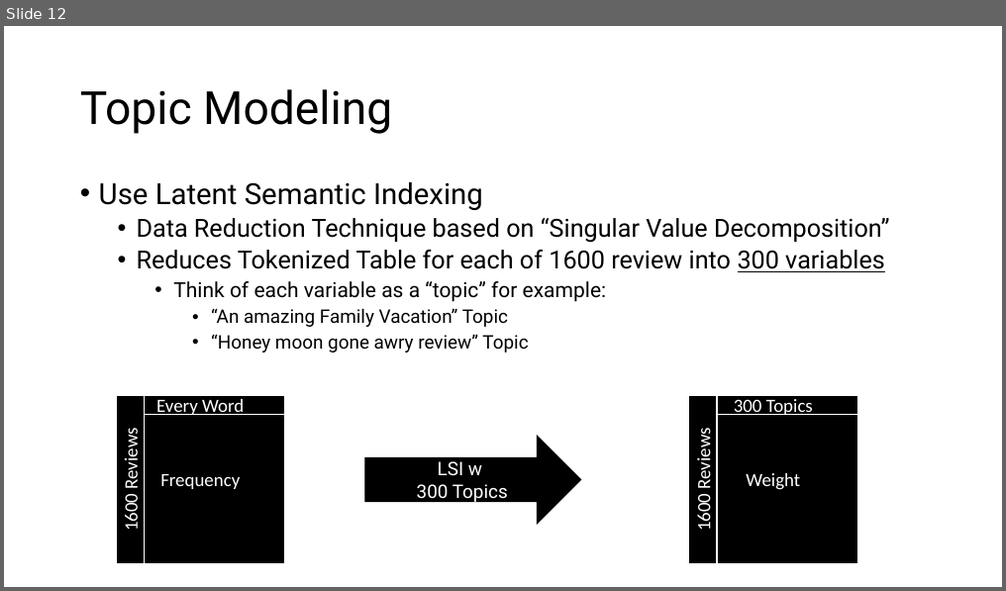
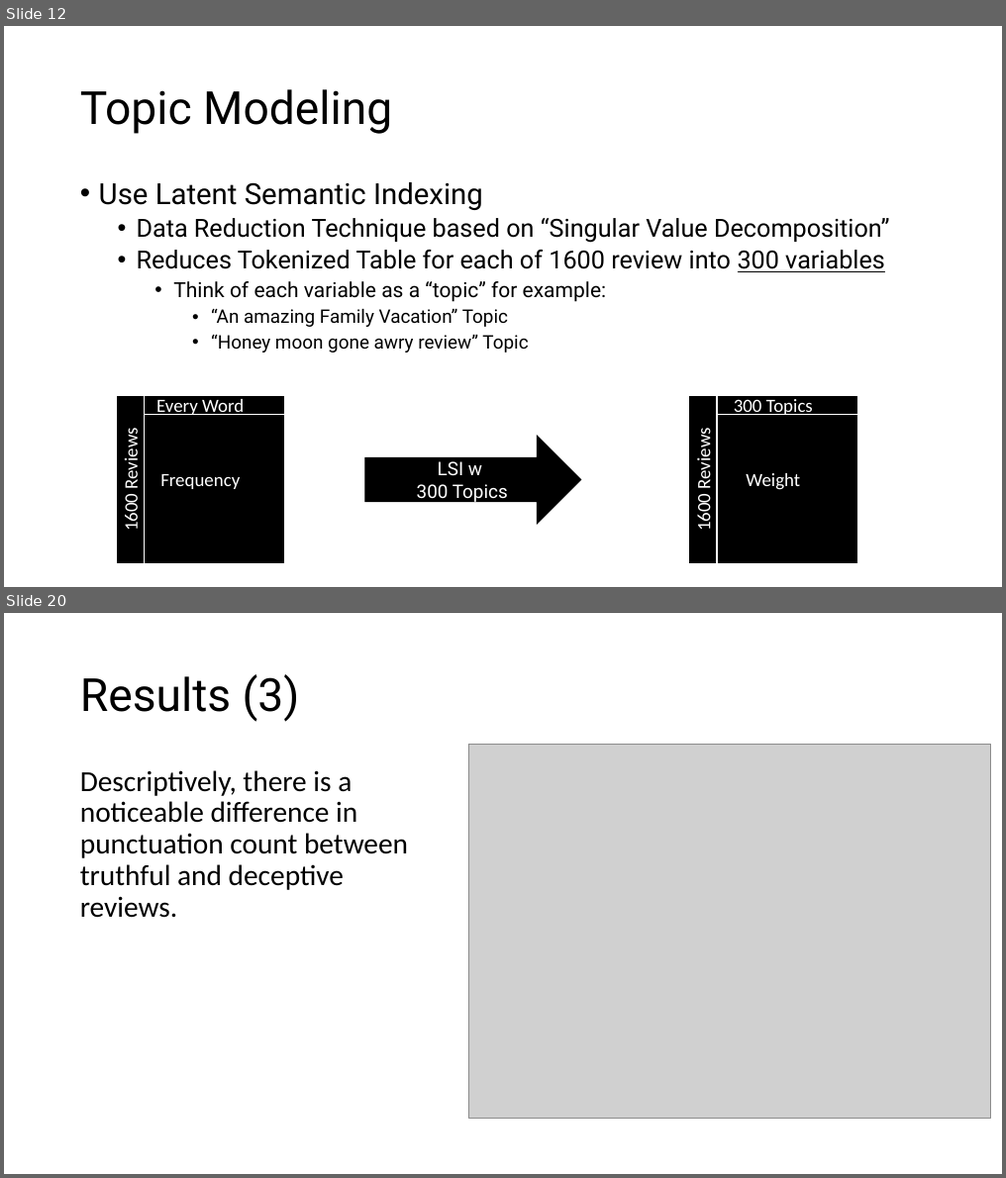
Before and after one commit to chrisgian/Capstone2-NLP-Hotel-Reviews, a slide deck: NLP 2 - Hotel Reviews Deliverable.pptx. Shown one above the other, each under a label of ours: slide 12 before the commit, slides 12 and 20 after it; the slides between them are not shown. The pictures are 1006x591 and 1006x1178 pixels, drawn with LibreOffice and Linux fonts; fonts in the diff are those of the drawing; grey boxes stand for pictures. Boxes give left, top, right and bottom in pixels: in the first picture for what was removed or moved away, otherwise in the second. Text is boxed around its words. In the diff, an @@ line names an element or a change of style, - is before the commit and + after.

```diff
--- a/NLP 2 - Hotel Reviews Deliverable.pptx
+++ b/NLP 2 - Hotel Reviews Deliverable.pptx
@@ slide 20 added at (4, 613, 1002, 1174), background #FFFFFF @@
@@ title added at (80, 674, 300, 722), 44 pt, text #000000 @@
+Results (3)
@@ picture added at (468, 744, 991, 1119) @@
@@ text added at (80, 770, 408, 918), 28 pt, text #000000 @@
+Descriptively, there is a noticeable difference in punctuation count between truthful and deceptive reviews.
```
Also in this commit, not shown: 4 slides changed, 4 other slides added, 3 other files.
